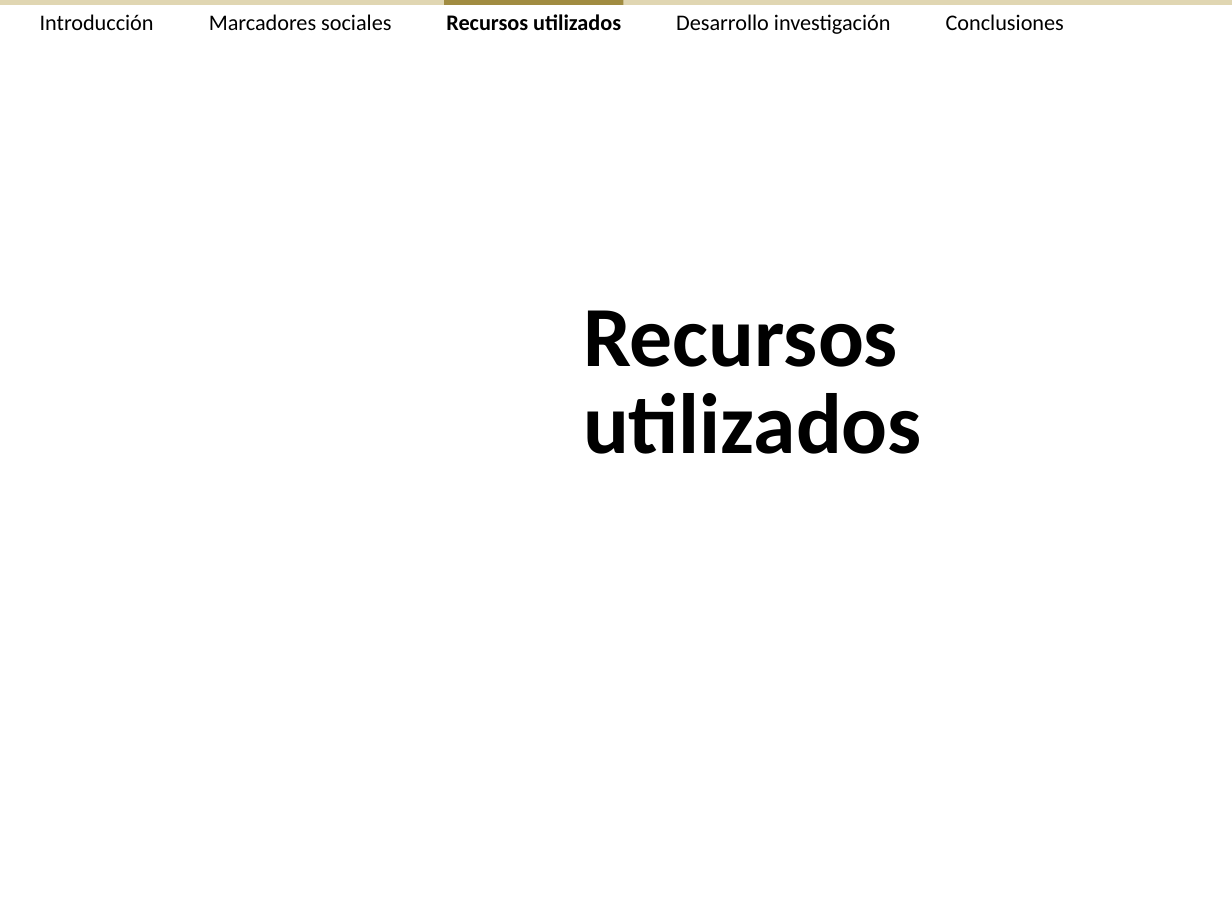
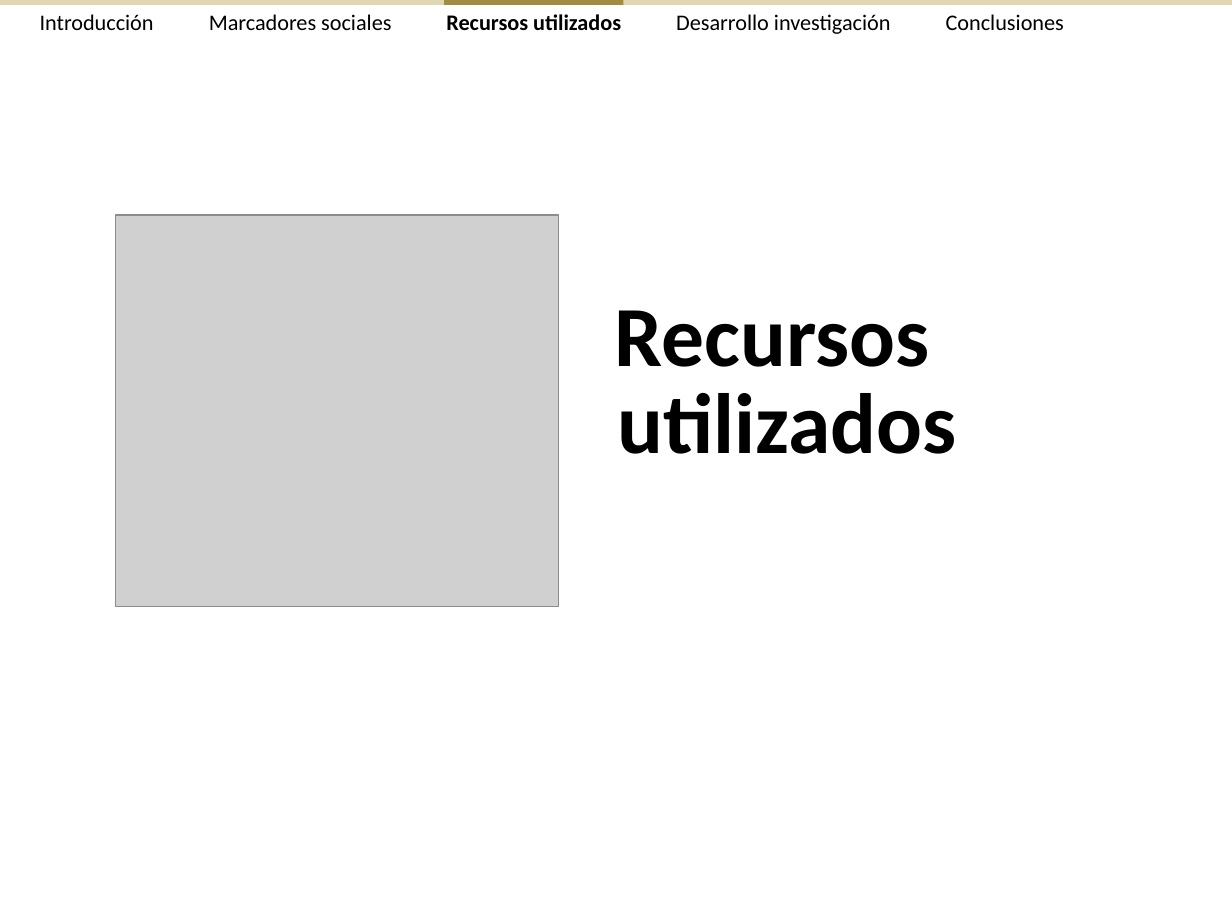
Before and after one commit to ak907kenai/nicotournetesis, a slide deck: slide 14 of docs_trunk/Presentación/Nicolás Tourné - Presentación Tesis (v2.3).ppt (slide 13 before the commit). Drawn at 1232x924 pixels with LibreOffice and Linux fonts; fonts in the diff are those of the drawing; grey boxes stand for pictures. Boxes give left, top, right and bottom in pixels: in the first picture for what was removed or moved away, otherwise in the second. Text is boxed around its words. In the diff, an @@ line names an element or a change of style, - is before the commit and + after.

```diff
--- a/docs_trunk/Presentación/Nicolás Tourné - Presentación Tesis (v2.3).ppt
+++ b/docs_trunk/Presentación/Nicolás Tourné - Presentación Tesis (v2.3).ppt
@@ picture added at [116, 216, 558, 607] @@
@@ text "Recursos": place and size @@
-text "Recursos" at [583, 310, 898, 367]
+text "Recursos" at [615, 310, 930, 367]
@@ text "utilizados": place and size @@
-text "utilizados" at [583, 393, 922, 454]
+text "utilizados" at [618, 393, 957, 454]
```
Also in this commit, not shown: 15 other slides changed, 1 slide added, 1 other file.
